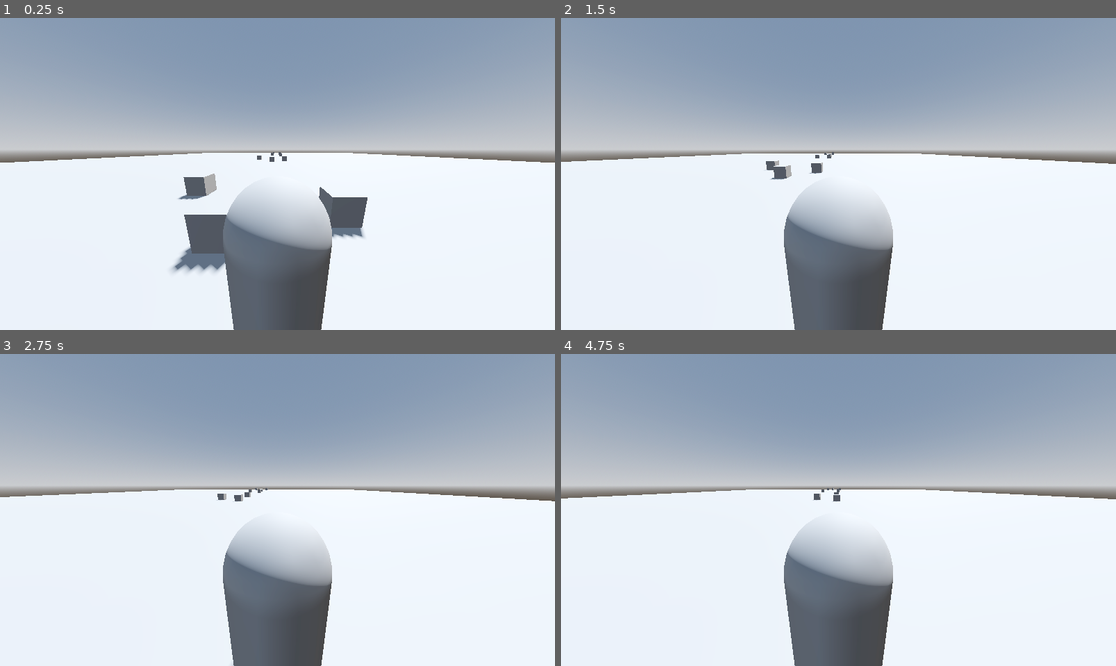
Above: before the commit, frames 1-4 (two rows, left to right).
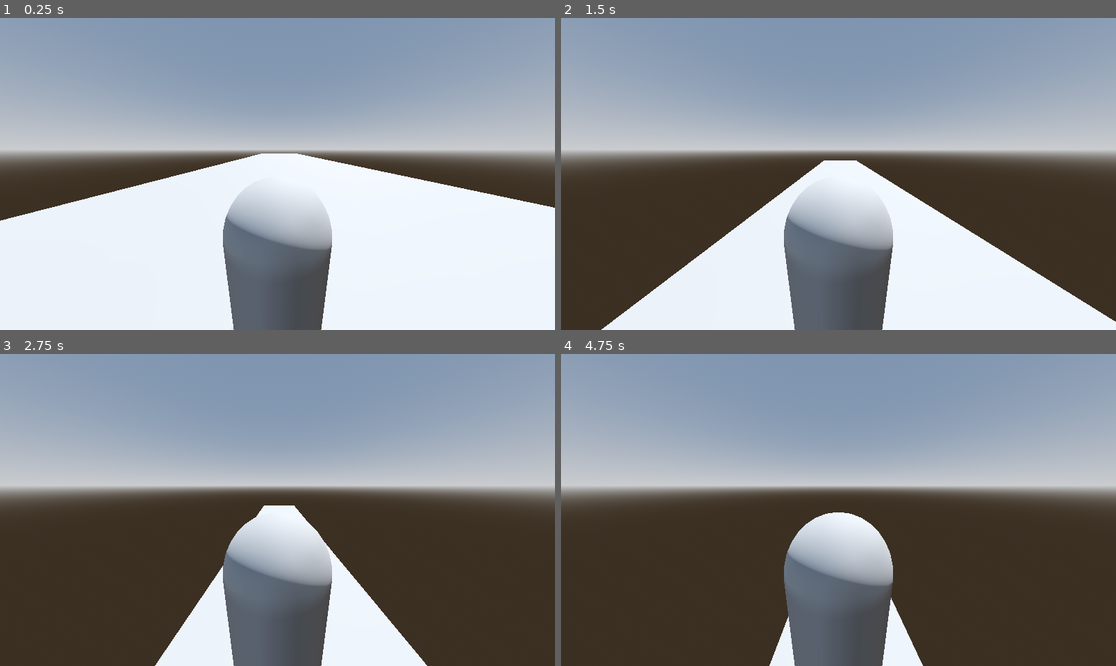
Above: after the commit, the same moments.

Repository: AdrianoOBarreto/Computa-o-Gr-fica-Trabalho-Final
Game: Godot game, scene res://world.tscn
Two runs of this game, one before a commit and one after it. Both use one fixed random seed, a clock stepped at 60 frames per second and the inputs below.
Inputs:
- Up to frame 1 (0.25 s): no input
- Up to frame 2 (1.5 s): hold Right (ui_right) 0.53-1.28 s; tap Space (jump, bound only after the commit) at 0.6, 0.77, 1.07, 1.35 s; hold Down (ui_down) from 1.28 s (still down)
- Up to frame 3 (2.75 s): tap Space (jump, bound only after the commit) at 1.52, 1.82, 2.1 s; release Down (ui_down) at 2.03 s; hold Right (ui_right) from 2.03 s (still down)
- Up to frame 4 (4.75 s): release Right (ui_right) at 2.78 s; hold Up (ui_up) 2.78-3.53 s; tap Space (jump, bound only after the commit) at 2.85, 3.02, 3.32, 3.6, 3.77, 4.07, 4.35, 4.52 s; hold Left (ui_left) from 3.53 s (still down)

The runs differ from the first frame. In frame 1, 11% of the frame differs, in the area x 0-100%, y 42-82%; in frame 2, 28%; in frame 3, 41%; in frame 4, 46%, in the area x 0-100%, y 42-100%.

Commit message:
adicionando pulo e gravidade, modificando terreno padrao, ainda precisamos adicionar modelos e o sistema de spaw

Diff:
--- a/project.godot
+++ b/project.godot
@@ -14,3 +14,26 @@
 run/main_scene="uid://c1hysb6h0a22c"
 config/features=PackedStringArray("4.5", "Forward Plus")
 config/icon="res://icon.svg"
+
+[input]
+
+jump={
+"deadzone": 0.2,
+"events": [Object(InputEventKey,"resource_local_to_scene":false,"resource_name":"","device":-1,"window_id":0,"alt_pressed":false,"shift_pressed":false,"ctrl_pressed":false,"meta_pressed":false,"pressed":false,"keycode":0,"physical_keycode":32,"key_label":0,"unicode":32,"location":0,"echo":false,"script":null)
+]
+}
+left={
+"deadzone": 0.2,
+"events": [Object(InputEventKey,"resource_local_to_scene":false,"resource_name":"","device":-1,"window_id":0,"alt_pressed":false,"shift_pressed":false,"ctrl_pressed":false,"meta_pressed":false,"pressed":false,"keycode":0,"physical_keycode":65,"key_label":0,"unicode":97,"location":0,"echo":false,"script":null)
+]
+}
+right={
+"deadzone": 0.2,
+"events": [Object(InputEventKey,"resource_local_to_scene":false,"resource_name":"","device":-1,"window_id":0,"alt_pressed":false,"shift_pressed":false,"ctrl_pressed":false,"meta_pressed":false,"pressed":false,"keycode":0,"physical_keycode":68,"key_label":0,"unicode":100,"location":0,"echo":false,"script":null)
+]
+}
+down={
+"deadzone": 0.2,
+"events": [Object(InputEventKey,"resource_local_to_scene":false,"resource_name":"","device":-1,"window_id":0,"alt_pressed":false,"shift_pressed":false,"ctrl_pressed":false,"meta_pressed":false,"pressed":false,"keycode":0,"physical_keycode":83,"key_label":0,"unicode":115,"location":0,"echo":false,"script":null)
+]
+}
--- a/scripts/player.gd
+++ b/scripts/player.gd
@@ -5,20 +5,34 @@
 
 ## Speed of character movement
 const SPEED = 5.0
+const GRAVITY = 0.0
+const JUMP_VELOCITY = 5
 
 func _physics_process(_delta: float) -> void:
+	if not is_on_floor():
+		if Input.is_action_just_pressed("down"):
+			velocity.y -= GRAVITY * _delta
+		else:
+			velocity.y -= GRAVITY * _delta * 2
 
-	var input_dir := Input.get_vector("ui_left", "ui_right", "ui_up", "ui_down")
-	# We'll ignore up and down input, just using side to side
+	if Input.is_action_just_pressed("jump") and is_on_floor():
+		velocity.y += JUMP_VELOCITY
+
+
+	var input_dir := Input.get_vector("left", "right", "ui_up", "ui_down")
+
 	var direction := (transform.basis * Vector3(input_dir.x, 0, input_dir.y)).normalized()
 	if direction:
 		velocity.x = direction.x * SPEED
+		velocity.z = direction.z * SPEED
 	else:
 		velocity.x = move_toward(velocity.x, 0, SPEED)
+		velocity.x = move_toward(velocity.z, 0, SPEED)
+
 
 	move_and_slide()
 
-	var collision = get_last_slide_collision()
-	if collision:
-		print("Collided with: ", collision.get_collider())
-		get_tree().quit()
+	#    var collision = get_last_slide_collision()
+	#    if collision:
+	#	print("Collided with: ", collision.get_collider())
+	#	get_tree().quit()
--- a/scripts/terrain_controller.gd
+++ b/scripts/terrain_controller.gd
@@ -11,54 +11,63 @@
 var TerrainBlocks: Array = []
 ## The set of terrian blocks which are currently rendered to viewport
 var terrain_belt: Array[MeshInstance3D] = []
-@export var terrain_velocity: float = 10.0
+@export var terrain_velocity: float = 2.0
 ## The number of blocks to keep rendered to the viewport
 @export var num_terrain_blocks = 4
 ## Path to directory holding the terrain block scenes
 @export_dir var terrian_blocks_path = "res://terrain_blocks"
 
+@onready var main_terrain: Resource  = preload("res://terrain_blocks/main_terrain.tscn")
+
+var current_terrain_instance: Node
 
 func _ready() -> void:
-	_load_terrain_scenes(terrian_blocks_path)
-	_init_blocks(num_terrain_blocks)
+	spaw_terrain()
 
+func spaw_terrain() -> void:
+	var terrain_instance: Node = main_terrain.instantiate()
+	add_child(terrain_instance)
+	terrain_instance.position = Vector3(1, 1, -20)
+	current_terrain_instance  = terrain_instance
 
 func _physics_process(delta: float) -> void:
 	_progress_terrain(delta)
 
 
-func _init_blocks(number_of_blocks: int) -> void:
-	for block_index in number_of_blocks:
-		var block = TerrainBlocks.pick_random().instantiate()
-		if block_index == 0:
-			block.position.z = block.mesh.size.y/2
-		else:
-			_append_to_far_edge(terrain_belt[block_index-1], block)
-		add_child(block)
-		terrain_belt.append(block)
+#func _init_blocks(number_of_blocks: int) -> void:
+#	for block_index in number_of_blocks:
+#		var block = TerrainBlocks.pick_random().instantiate()
+#		if block_index == 0:
+#			block.position.z = block.mesh.size.y/2
+#		else:
+#			_append_to_far_edge(terrain_belt[block_index-1], block)
+#		add_child(block)
+#		terrain_belt.append(block)
 
 
 func _progress_terrain(delta: float) -> void:
-	for block in terrain_belt:
-		block.position.z += terrain_velocity * delta
+	current_terrain_instance.position.z += terrain_velocity * delta
+	print(current_terrain_instance.position.z)
+	if(current_terrain_instance.position.z > 15):
+		current_terrain_instance.position = Vector3(1, 1, 20)
 
-	if terrain_belt[0].position.z >= terrain_belt[0].mesh.size.y/2:
-		var last_terrain = terrain_belt[-1]
-		var first_terrain = terrain_belt.pop_front()
-
-		var block = TerrainBlocks.pick_random().instantiate()
-		_append_to_far_edge(last_terrain, block)
-		add_child(block)
-		terrain_belt.append(block)
-		first_terrain.queue_free()
+#	if terrain_belt[0].position.z >= terrain_belt[0].mesh.size.y/2:
+#		var last_terrain = terrain_belt[-1]
+#		var first_terrain = terrain_belt.pop_front()
+#
+#		var block = TerrainBlocks.pick_random().instantiate()
+#		_append_to_far_edge(last_terrain, block)
+#		add_child(block)
+#		terrain_belt.append(block)
+#		first_terrain.queue_free()
 
 
-func _append_to_far_edge(target_block: MeshInstance3D, appending_block: MeshInstance3D) -> void:
-	appending_block.position.z = target_block.position.z - target_block.mesh.size.y/2 - appending_block.mesh.size.y/2
+#func _append_to_far_edge(target_block: MeshInstance3D, appending_block: MeshInstance3D) -> void:
+#	appending_block.position.z = target_block.position.z - target_block.mesh.size.y/2 - appending_block.mesh.size.y/2
 
 
-func _load_terrain_scenes(target_path: String) -> void:
-	var dir = DirAccess.open(target_path)
-	for scene_path in dir.get_files():
-		print("Loading terrian block scene: " + target_path + "/" + scene_path)
-		TerrainBlocks.append(load(target_path + "/" + scene_path))
+#func _load_terrain_scenes(target_path: String) -> void:
+	#var dir = DirAccess.open(target_path)
+	#for scene_path in dir.get_files():
+	#	print("Loading terrian block scene: " + target_path + "/" + scene_path)
+	#	TerrainBlocks.append(load(target_path + "/" + scene_path))
--- /dev/null
+++ b/terrain_blocks/arvore_0.tscn
@@ -0,0 +1,22 @@
+[gd_scene load_steps=5 format=3 uid="uid://dgc3pus82cemk"]
+
+[sub_resource type="PhysicsMaterial" id="PhysicsMaterial_xni0g"]
+
+[sub_resource type="BoxShape3D" id="BoxShape3D_rsago"]
+
+[sub_resource type="StandardMaterial3D" id="StandardMaterial3D_xni0g"]
+albedo_color = Color(1, 0.12941177, 1, 1)
+
+[sub_resource type="BoxMesh" id="BoxMesh_0wmw6"]
+material = SubResource("StandardMaterial3D_xni0g")
+
+[node name="MeshInstance3D" type="MeshInstance3D"]
+
+[node name="StaticBody3D" type="StaticBody3D" parent="."]
+physics_material_override = SubResource("PhysicsMaterial_xni0g")
+
+[node name="CollisionShape3D" type="CollisionShape3D" parent="StaticBody3D"]
+shape = SubResource("BoxShape3D_rsago")
+
+[node name="MeshInstance3D" type="MeshInstance3D" parent="StaticBody3D"]
+mesh = SubResource("BoxMesh_0wmw6")
--- /dev/null
+++ b/terrain_blocks/main_terrain.tscn
@@ -0,0 +1,17 @@
+[gd_scene load_steps=3 format=3 uid="uid://d1tt2055n4lgk"]
+
+[sub_resource type="PlaneMesh" id="PlaneMesh_fj7yv"]
+size = Vector2(20, 100)
+
+[sub_resource type="ConcavePolygonShape3D" id="ConcavePolygonShape3D_lvkt4"]
+data = PackedVector3Array(10, 0, 50, -10, 0, 50, 10, 0, -50, -10, 0, 50, -10, 0, -50, 10, 0, -50)
+
+[node name="Node3D" type="Node3D"]
+
+[node name="main_terrain" type="MeshInstance3D" parent="."]
+mesh = SubResource("PlaneMesh_fj7yv")
+
+[node name="StaticBody3D" type="StaticBody3D" parent="main_terrain"]
+
+[node name="CollisionShape3D" type="CollisionShape3D" parent="main_terrain/StaticBody3D"]
+shape = SubResource("ConcavePolygonShape3D_lvkt4")
--- a/terrain_blocks/terrain_1.tscn
+++ /dev/null
@@ -1,48 +0,0 @@
-[gd_scene load_steps=5 format=3 uid="uid://d1tt2055n4lgk"]
-
-[sub_resource type="PlaneMesh" id="PlaneMesh_fj7yv"]
-size = Vector2(100, 20)
-
-[sub_resource type="BoxShape3D" id="BoxShape3D_tlwt5"]
-
-[sub_resource type="BoxMesh" id="BoxMesh_aqk2v"]
-
-[sub_resource type="ConcavePolygonShape3D" id="ConcavePolygonShape3D_u7c8m"]
-data = PackedVector3Array(50, 0, 10, -50, 0, 10, 50, 0, -10, -50, 0, 10, -50, 0, -10, 50, 0, -10)
-
-[node name="Terrain_0" type="MeshInstance3D"]
-mesh = SubResource("PlaneMesh_fj7yv")
-
-[node name="block_0" type="StaticBody3D" parent="."]
-transform = Transform3D(1, 0, 0, 0, 1, 0, 0, 0, 1, 1.3215077, 0.5, 0.1543274)
-
-[node name="CollisionShape3D" type="CollisionShape3D" parent="block_0"]
-shape = SubResource("BoxShape3D_tlwt5")
-
-[node name="MeshInstance3D" type="MeshInstance3D" parent="block_0"]
-mesh = SubResource("BoxMesh_aqk2v")
-
-[node name="block_1" type="StaticBody3D" parent="."]
-transform = Transform3D(1, 0, 0, 0, 1, 0, 0, 0, 1, 1.7391987, 0.5, 4.8757505)
-
-[node name="CollisionShape3D" type="CollisionShape3D" parent="block_1"]
-transform = Transform3D(1, 0, 0, 0, 1, 0, 0, 0, 1, -0.28396177, 0, -0.17181683)
-shape = SubResource("BoxShape3D_tlwt5")
-
-[node name="MeshInstance3D" type="MeshInstance3D" parent="block_1"]
-transform = Transform3D(1, 0, 0, 0, 1, 0, 0, 0, 1, -0.30256152, 0, -0.1505909)
-mesh = SubResource("BoxMesh_aqk2v")
-
-[node name="block_2" type="StaticBody3D" parent="."]
-transform = Transform3D(1, 0, 0, 0, 1, 0, 0, 0, 1, -4.1816034, 0.5000005, 2.6373844)
-
-[node name="CollisionShape3D" type="CollisionShape3D" parent="block_2"]
-shape = SubResource("BoxShape3D_tlwt5")
-
-[node name="MeshInstance3D" type="MeshInstance3D" parent="block_2"]
-mesh = SubResource("BoxMesh_aqk2v")
-
-[node name="StaticBody3D" type="StaticBody3D" parent="."]
-
-[node name="CollisionShape3D" type="CollisionShape3D" parent="StaticBody3D"]
-shape = SubResource("ConcavePolygonShape3D_u7c8m")
--- a/terrain_controller.tscn
+++ b/terrain_controller.tscn
@@ -2,6 +2,5 @@
 
 [ext_resource type="Script" uid="uid://bmiop5gsyc7yg" path="res://scripts/terrain_controller.gd" id="1_g2k0x"]
 
-
 [node name="TerrainController" type="Node3D"]
 script = ExtResource("1_g2k0x")
